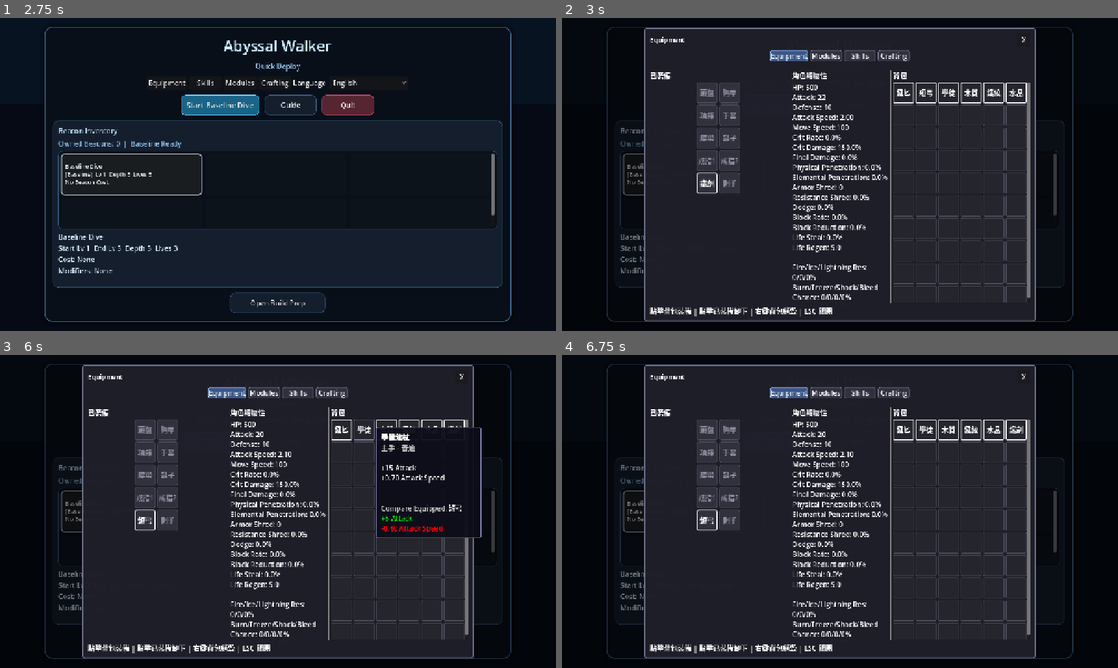
Above: before the commit, frames 1-4 (two rows, left to right).
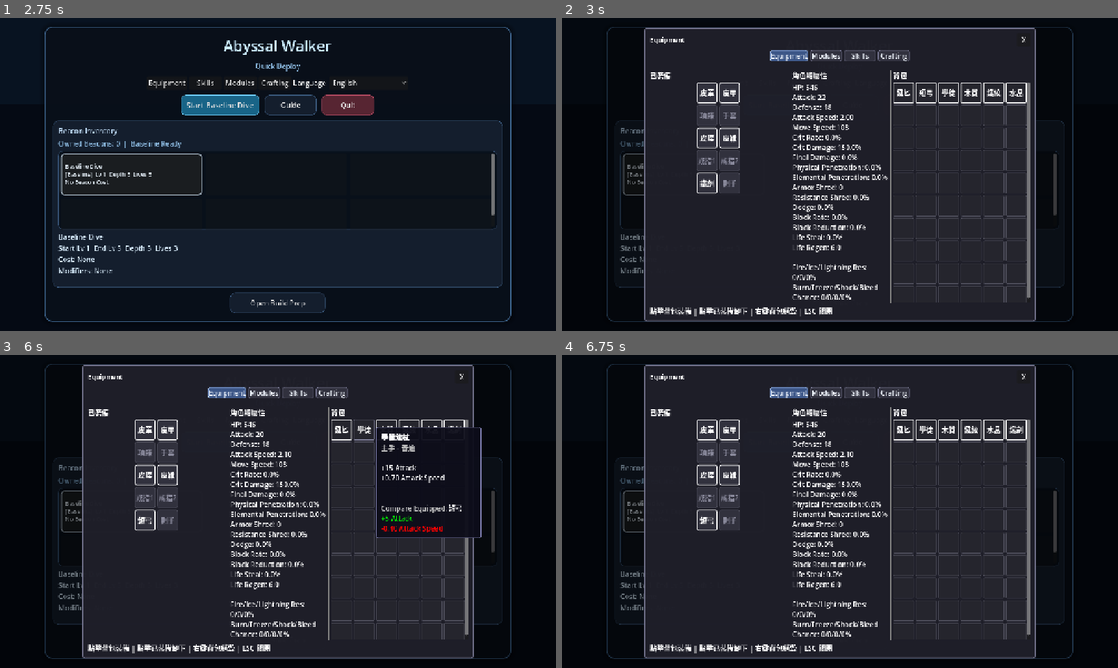
Above: after the commit, the same moments.

Repository: EeroLai/abyssal-walker
Game: Godot game, scene res://scenes/main/lobby.tscn
Two runs of this game, one before a commit and one after it. Both use one fixed random seed, a clock stepped at 60 frames per second and the inputs below.
Inputs:
- Up to frame 1 (2.75 s): click "Start Baseline Dive" at 0.5 s; click "Start Baseline Dive" at 1.25 s; click "Continue" at 2 s
- Up to frame 2 (3 s): click "Equipment" at 2.75 s
- Up to frame 3 (6 s): click "Skills" at 3.5 s; click "Modules" at 4.25 s; click "Crafting" at 5 s; click "English" at 5.75 s
- Up to frame 4 (6.75 s): click "Guide" at 6.5 s

Frame 1 is identical in both runs. In frame 2, 0.5% of the frame differs, in the area x 24-52%, y 20-75%; in frame 3, 0.5%; in frame 4, 0.5%.

Commit message:
Release 2.5.1 balance pass

Diff:
--- a/data/abyss/floors.json
+++ b/data/abyss/floors.json
@@ -10,23 +10,23 @@
   "1": {
 	"enemy_hp_multiplier": 1.0,
 	"enemy_atk_multiplier": 1.0,
-	"enemy_count": 8,
+	"enemy_count": 7,
 	"experience_multiplier": 1.0,
 	"drop_rate_multiplier": 1.0,
 	"enemies": ["slime"]
   },
   "5": {
 	"enemy_hp_multiplier": 1.2,
-	"enemy_atk_multiplier": 1.1,
-	"enemy_count": 10,
+	"enemy_atk_multiplier": 1.05,
+	"enemy_count": 9,
 	"experience_multiplier": 1.2,
 	"drop_rate_multiplier": 1.1,
 	"enemies": ["slime", "skeleton"]
   },
   "10": {
 	"enemy_hp_multiplier": 1.5,
-	"enemy_atk_multiplier": 1.3,
-	"enemy_count": 12,
+	"enemy_atk_multiplier": 1.18,
+	"enemy_count": 11,
 	"experience_multiplier": 1.5,
 	"drop_rate_multiplier": 1.2,
 	"enemies": ["skeleton", "fire_imp"],
@@ -35,16 +35,16 @@
   },
   "15": {
 	"enemy_hp_multiplier": 1.8,
-	"enemy_atk_multiplier": 1.5,
-	"enemy_count": 14,
+	"enemy_atk_multiplier": 1.35,
+	"enemy_count": 13,
 	"experience_multiplier": 1.8,
 	"drop_rate_multiplier": 1.3,
 	"enemies": ["fire_imp", "ice_elemental"]
   },
   "20": {
 	"enemy_hp_multiplier": 2.2,
-	"enemy_atk_multiplier": 1.8,
-	"enemy_count": 15,
+	"enemy_atk_multiplier": 1.55,
+	"enemy_count": 14,
 	"experience_multiplier": 2.0,
 	"drop_rate_multiplier": 1.4,
 	"enemies": ["ice_elemental", "lightning_wisp"],
@@ -53,8 +53,8 @@
   },
   "25": {
 	"enemy_hp_multiplier": 2.5,
-	"enemy_atk_multiplier": 2.0,
-	"enemy_count": 15,
+	"enemy_atk_multiplier": 1.75,
+	"enemy_count": 14,
 	"experience_multiplier": 2.5,
 	"drop_rate_multiplier": 1.5,
 	"enemies": ["lightning_wisp", "golem"],
--- a/data/enemies/enemies.json
+++ b/data/enemies/enemies.json
@@ -26,28 +26,30 @@
   "fire_imp": {
 	"display_name": "火焰小鬼",
 	"base_hp": 40,
-	"base_atk": 10,
+	"base_atk": 8,
 	"base_def": 0,
 	"move_speed": 60,
 	"atk_range": 100,
-	"atk_speed": 0.7,
+	"atk_speed": 0.65,
 	"experience": 20,
 	"element": "fire",
 	"behavior": "ranged",
-	"projectile": true
+	"projectile": true,
+	"projectile_speed": 280
   },
   "ice_elemental": {
 	"display_name": "冰元素",
 	"base_hp": 60,
-	"base_atk": 12,
+	"base_atk": 10,
 	"base_def": 5,
 	"move_speed": 30,
 	"atk_range": 80,
-	"atk_speed": 0.6,
+	"atk_speed": 0.55,
 	"experience": 25,
 	"element": "ice",
 	"behavior": "ranged",
 	"projectile": true,
+	"projectile_speed": 250,
 	"resistances": {
 	  "ice": 0.3,
 	  "fire": -0.25
@@ -56,11 +58,11 @@
   "lightning_wisp": {
 	"display_name": "閃電精靈",
 	"base_hp": 35,
-	"base_atk": 15,
+	"base_atk": 12,
 	"base_def": 0,
-	"move_speed": 80,
-	"atk_range": 60,
-	"atk_speed": 1.5,
+	"move_speed": 72,
+	"atk_range": 55,
+	"atk_speed": 1.2,
 	"experience": 25,
 	"element": "lightning",
 	"behavior": "hit_and_run",
@@ -71,7 +73,7 @@
   "golem": {
 	"display_name": "石魔像",
 	"base_hp": 150,
-	"base_atk": 20,
+	"base_atk": 18,
 	"base_def": 15,
 	"move_speed": 25,
 	"atk_range": 50,
@@ -84,11 +86,11 @@
   "abyss_watcher": {
 	"display_name": "深淵守望者",
 	"base_hp": 500,
-	"base_atk": 30,
+	"base_atk": 26,
 	"base_def": 10,
 	"move_speed": 40,
 	"atk_range": 60,
-	"atk_speed": 0.8,
+	"atk_speed": 0.72,
 	"experience": 200,
 	"element": "physical",
 	"behavior": "boss",
--- a/project.godot
+++ b/project.godot
@@ -12,7 +12,7 @@
 
 config/name="Abyssal Walker"
 config/description="2D 掛機 ARPG - 策略歸玩家，操作歸 AI"
-config/version="2.5.0"
+config/version="2.5.1"
 run/main_scene="res://scenes/main/lobby.tscn"
 config/features=PackedStringArray("4.6", "GL Compatibility")
 config/icon="res://icon.svg"
--- a/scripts/autoload/data_manager.gd
+++ b/scripts/autoload/data_manager.gd
@@ -170,6 +170,10 @@
 	"iron_dagger",
 	"short_bow",
 	"apprentice_wand",
+	"leather_helmet",
+	"leather_armor",
+	"leather_boots",
+	"leather_belt",
 	"wooden_talisman",
 	"iron_warmark",
 	"crystal_arcane",
@@ -375,8 +379,8 @@
 	var enemy_count := int(result.get("enemy_count", 10))
 
 	hp_mult = minf(hp_mult * pow(1.045, delta), 30.0)
-	atk_mult = minf(atk_mult * pow(1.03, delta), 20.0)
-	enemy_count = clampi(enemy_count + int(delta / 2), 6, 48)
+	atk_mult = minf(atk_mult * pow(1.02, delta), 20.0)
+	enemy_count = clampi(enemy_count + int(delta / 3), 6, 48)
 	exp_mult = minf(exp_mult * pow(1.02, delta), 10.0)
 	drop_mult = minf(drop_mult * pow(1.01, delta), 3.0)
 
--- a/scripts/core/player/player_bootstrap_service.gd
+++ b/scripts/core/player/player_bootstrap_service.gd
@@ -1,5 +1,12 @@
 class_name PlayerBootstrapService
 extends RefCounted
+
+const STARTER_AUTO_EQUIP_SLOTS: Array[int] = [
+	StatTypes.EquipmentSlot.HELMET,
+	StatTypes.EquipmentSlot.ARMOR,
+	StatTypes.EquipmentSlot.BOOTS,
+	StatTypes.EquipmentSlot.BELT,
+]
 
 func setup_initial_build(
 	player: Player,
@@ -50,17 +57,32 @@
 
 func _grant_starter_equipment(player: Player) -> void:
 	var starter_ids: Array[String] = DataManager.get_starter_equipment_ids()
+	var primary_weapon_equipped: bool = false
 	for i in range(starter_ids.size()):
 		var base_id: String = starter_ids[i]
-		var weapon: EquipmentData = ItemGenerator.generate_equipment(base_id, StatTypes.Rarity.WHITE, 1)
-		if weapon == null:
+		var equipment: EquipmentData = ItemGenerator.generate_equipment(base_id, StatTypes.Rarity.WHITE, 1)
+		if equipment == null:
 			continue
-		if i == 0:
-			var replaced_item: EquipmentData = player.equip(weapon)
+		if equipment.slot == StatTypes.EquipmentSlot.MAIN_HAND and not primary_weapon_equipped:
+			var replaced_item: EquipmentData = player.equip(equipment)
 			if replaced_item != null:
 				player.add_to_inventory(replaced_item)
+			primary_weapon_equipped = true
 			continue
-		player.add_to_inventory(weapon)
+		if _should_auto_equip_starter_item(player, equipment):
+			var displaced_item: EquipmentData = player.equip(equipment)
+			if displaced_item != null:
+				player.add_to_inventory(displaced_item)
+			continue
+		player.add_to_inventory(equipment)
+
+
+func _should_auto_equip_starter_item(player: Player, equipment: EquipmentData) -> bool:
+	if player == null or equipment == null:
+		return false
+	if not STARTER_AUTO_EQUIP_SLOTS.has(equipment.slot):
+		return false
+	return player.get_equipped(equipment.slot) == null
 
 
 func _grant_all_skill_gems_for_testing(player: Player) -> void:
--- a/scripts/entities/player/player.gd
+++ b/scripts/entities/player/player.gd
@@ -11,6 +11,8 @@
 const STAB_FINISHER_MULTIPLIER := 1.6
 const ARC_CHAIN_SEARCH_RADIUS := 240.0
 const ARC_UNUSED_CHAIN_MORE_PER_STACK := 0.05
+const DIRECT_HIT_GRACE_DURATION := 0.22
+const DIRECT_HIT_GRACE_MULTIPLIER := 0.4
 
 @export var pickup_range: float = 50.0
 @export var virtual_wall_margin: float = 80.0
@@ -51,6 +53,7 @@
 
 var current_hp: float = 100.0
 var is_dead: bool = false
+var _direct_hit_grace_remaining: float = 0.0
 
 var ai: PlayerAI
 var current_target: Node2D = null
@@ -112,6 +115,8 @@
 func _physics_process(delta: float) -> void:
 	if is_dead:
 		return
+	if _direct_hit_grace_remaining > 0.0:
+		_direct_hit_grace_remaining = maxf(0.0, _direct_hit_grace_remaining - delta)
 
 	var life_regen := stats.get_stat(StatTypes.Stat.LIFE_REGEN)
 	if life_regen > 0.0:
@@ -1118,7 +1123,12 @@
 		return
 
 	var final_damage := _calculate_final_received_damage(damage_result)
+	if final_damage <= 0.0:
+		return
+	if _direct_hit_grace_remaining > 0.0:
+		final_damage *= DIRECT_HIT_GRACE_MULTIPLIER
 	_apply_damage_to_health(final_damage)
+	_direct_hit_grace_remaining = DIRECT_HIT_GRACE_DURATION
 	_apply_life_steal_on_hit(final_damage)
 
 	if current_hp <= 0:
@@ -1143,6 +1153,7 @@
 
 func _die() -> void:
 	is_dead = true
+	_direct_hit_grace_remaining = 0.0
 	stop_auto_attack()
 	died.emit()
 	_emit_event_bus("player_died")
@@ -1319,6 +1330,7 @@
 
 func respawn() -> void:
 	is_dead = false
+	_direct_hit_grace_remaining = 0.0
 	current_hp = stats.get_stat(StatTypes.Stat.HP)
 	_emit_health_changed()
 
--- a/scripts/entities/player/player_ai.gd
+++ b/scripts/entities/player/player_ai.gd
@@ -23,8 +23,8 @@
 }
 
 @export var attack_priority: AttackPriority = AttackPriority.NEAREST
-@export var movement_style: MovementStyle = MovementStyle.AGGRESSIVE
-@export var preferred_distance: float = 100.0  # 保持距離模式的理想距離
+@export var movement_style: MovementStyle = MovementStyle.KEEP_DISTANCE
+@export var preferred_distance: float = 140.0  # 保持距離模式的理想距離
 
 var player: Player
 var current_state: AIState = AIState.IDLE
@@ -245,7 +245,8 @@
 
 	var target_pos: Vector2 = player.current_target.global_position
 	var dir := (player.global_position - target_pos).normalized()
-	return target_pos + dir * preferred_distance
+	var desired_distance := maxf(preferred_distance, _get_ai_attack_range() * 0.55)
+	return target_pos + dir * desired_distance
 
 
 func _get_kiting_position() -> Vector2:
--- a/scripts/main/lobby/lobby_build_session_service.gd
+++ b/scripts/main/lobby/lobby_build_session_service.gd
@@ -6,6 +6,12 @@
 const CATEGORY_SKILL_GEMS := "skill_gems"
 const CATEGORY_SUPPORT_GEMS := "support_gems"
 const CATEGORY_MODULES := "modules"
+const STARTER_AUTO_EQUIP_SLOTS: Array[int] = [
+	StatTypes.EquipmentSlot.HELMET,
+	StatTypes.EquipmentSlot.ARMOR,
+	StatTypes.EquipmentSlot.BOOTS,
+	StatTypes.EquipmentSlot.BELT,
+]
 
 var _host: Node = null
 var _preview_player: Player = null
@@ -180,21 +186,28 @@
 	if data_manager == null:
 		return
 	var starter_equipment_ids: Array[String] = data_manager.get_starter_equipment_ids()
+	var primary_weapon_equipped: bool = false
 	for i in range(starter_equipment_ids.size()):
 		var base_id: String = starter_equipment_ids[i]
-		var weapon: EquipmentData = ItemGenerator.generate_equipment(
+		var equipment: EquipmentData = ItemGenerator.generate_equipment(
 			base_id,
 			StatTypes.Rarity.WHITE,
 			1
 		)
-		if weapon == null:
+		if equipment == null:
 			continue
-		if i == 0:
-			var replaced_item: EquipmentData = player.equip(weapon)
+		if equipment.slot == StatTypes.EquipmentSlot.MAIN_HAND and not primary_weapon_equipped:
+			var replaced_item: EquipmentData = player.equip(equipment)
 			if replaced_item != null:
 				player.add_to_inventory(replaced_item)
+			primary_weapon_equipped = true
 			continue
-		player.add_to_inventory(weapon)
+		if _should_auto_equip_starter_item(player, equipment):
+			var displaced_item: EquipmentData = player.equip(equipment)
+			if displaced_item != null:
+				player.add_to_inventory(displaced_item)
+			continue
+		player.add_to_inventory(equipment)
 
 	for skill_gem_id in data_manager.get_starter_skill_gem_ids():
 		var skill_gem: SkillGem = data_manager.create_skill_gem(skill_gem_id)
@@ -450,9 +463,25 @@
 			StatTypes.Rarity.WHITE,
 			1
 		)
-		if equipment != null and player.add_to_inventory(equipment):
+		if equipment == null:
+			continue
+		if _should_auto_equip_starter_item(player, equipment):
+			var displaced_item: EquipmentData = player.equip(equipment)
+			if displaced_item != null:
+				player.add_to_inventory(displaced_item)
+			changed = true
+			continue
+		if player.add_to_inventory(equipment):
 			changed = true
 	return changed
+
+
+func _should_auto_equip_starter_item(player: Player, equipment: EquipmentData) -> bool:
+	if player == null or equipment == null:
+		return false
+	if not STARTER_AUTO_EQUIP_SLOTS.has(equipment.slot):
+		return false
+	return player.get_equipped(equipment.slot) == null
 
 
 func _ensure_starter_modules_present(player: Player) -> bool:
Not shown, changed: CHANGELOG.md
